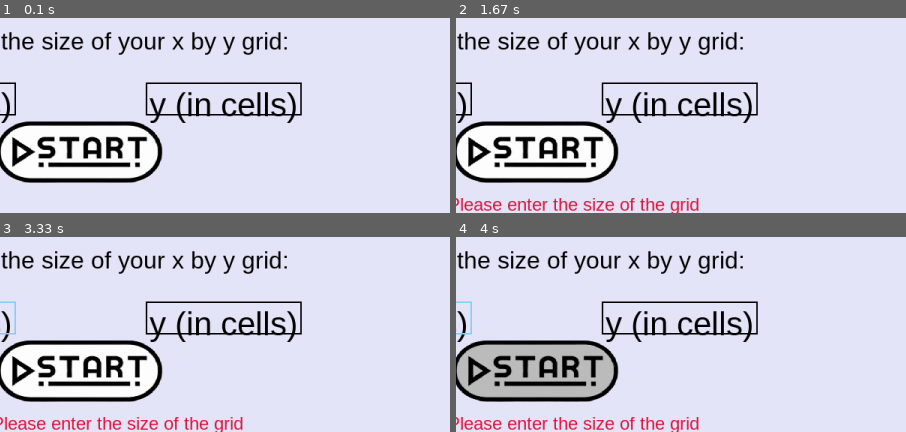
Above: before the commit, frames 1-4 (two rows, left to right).
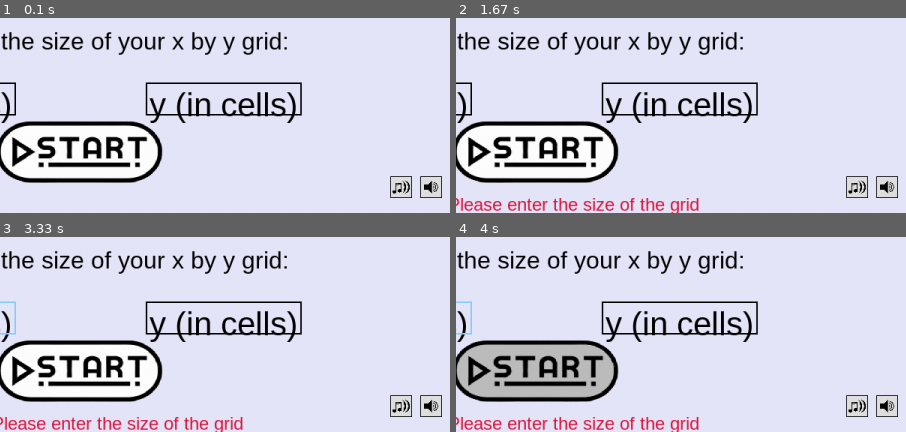
Above: after the commit, the same moments.

Repository: nikk1n/Conway-s-Game-of-Life-Pygame
Game: pygame game, started from test.py
Same seed, same stepped clock (60 frames per second), same inputs: the game is played once before the commit and once after it.
Inputs (mouse positions are % of the whole screen's width and height, from its top left):
- Up to frame 1 (0.1 s): no input
- Up to frame 2 (1.67 s): press the mouse at (52, 85) at 0.37 s; move the mouse to (35, 79) at 0.47 s; release the mouse at (19, 73) at 0.6 s; press the mouse at (67, 71) at 0.7 s; move the mouse to (42, 48) at 0.8 s; release the mouse at (16, 26) at 0.93 s; press the mouse at (36, 71) at 1.03 s; move the mouse to (62, 79) at 1.13 s; release the mouse at (88, 87) at 1.27 s; press the mouse at (52, 85) at 1.37 s; move the mouse to (40, 84) at 1.47 s; release the mouse at (28, 82) at 1.6 s
- Up to frame 3 (3.33 s): press the mouse at (36, 71) at 1.7 s; move the mouse to (29, 68) at 1.8 s; release the mouse at (22, 65) at 1.93 s; press the mouse at (36, 71) at 2.03 s; move the mouse to (61, 41) at 2.13 s; release the mouse at (87, 12) at 2.27 s; press the mouse at (67, 71) at 2.37 s; move the mouse to (63, 73) at 2.47 s; release the mouse at (58, 75) at 2.6 s; press the mouse at (67, 71) at 2.7 s; move the mouse to (71, 46) at 2.8 s; release the mouse at (75, 22) at 2.93 s; press the mouse at (36, 71) at 3.03 s; move the mouse to (47, 57) at 3.13 s; release the mouse at (58, 44) at 3.27 s
- Up to frame 4 (4 s): press the mouse at (67, 71) at 3.37 s; move the mouse to (44, 59) at 3.47 s; release the mouse at (22, 48) at 3.6 s; press the mouse at (36, 71) at 3.7 s; move the mouse to (44, 78) at 3.8 s; release the mouse at (52, 86) at 3.93 s
The pictures show only the part of the screen within x 43-93%, y 50-100%; the shares and areas given below are measured in that part.

The runs differ from the first frame. In frame 1, 1.1% of the frame differs, in the area x 86-99%, y 81-93%; in frame 2, 1.1%; in frame 3, 1.1%; in frame 4, 1.1%.

Commit message:
Added mute sound and mute music buttons

Diff:
--- a/test.py
+++ b/test.py
@@ -12,7 +12,6 @@
 pygame.mixer.music.play(-1)
 button_click = pygame.mixer.Sound("button.wav")
 init_sound = pygame.mixer.Sound("menu.wav")
-print(button_click.get_volume())
 fps = 60
 clock = pygame.time.Clock()
 my_font = pygame.font.SysFont('Arial MC', 44)
@@ -334,6 +333,10 @@
     mar += 30
 TextBox(menu_objects, 2, Y / 1.9, "Before starting you need to choose the size of your x by y grid:", size=32)
 Button(menu_objects, X // 2 - 125, Y - 150, 300, 150, ("start_reg.png", "start_hover.png", "start_press.png"), start)
+Button(menu_objects, X - 130, Y-50, 30, 30, ("soundon_reg.png", "soundon_hover.png", "soundon_press.png"), mute_sound,
+       ("soundoff_reg.png", "soundoff_hover.png", "soundoff_press.png"))
+Button(menu_objects, X - 170, Y-50, 30, 30, ("musicon_reg.png", "musicon_hover.png", "musicon_press.png"), mute_music,
+       ("musicoff_reg.png", "musicoff_hover.png", "musicoff_press.png"))
 while running:
     if mode == "main":
         screen.fill((200, 200, 200))
